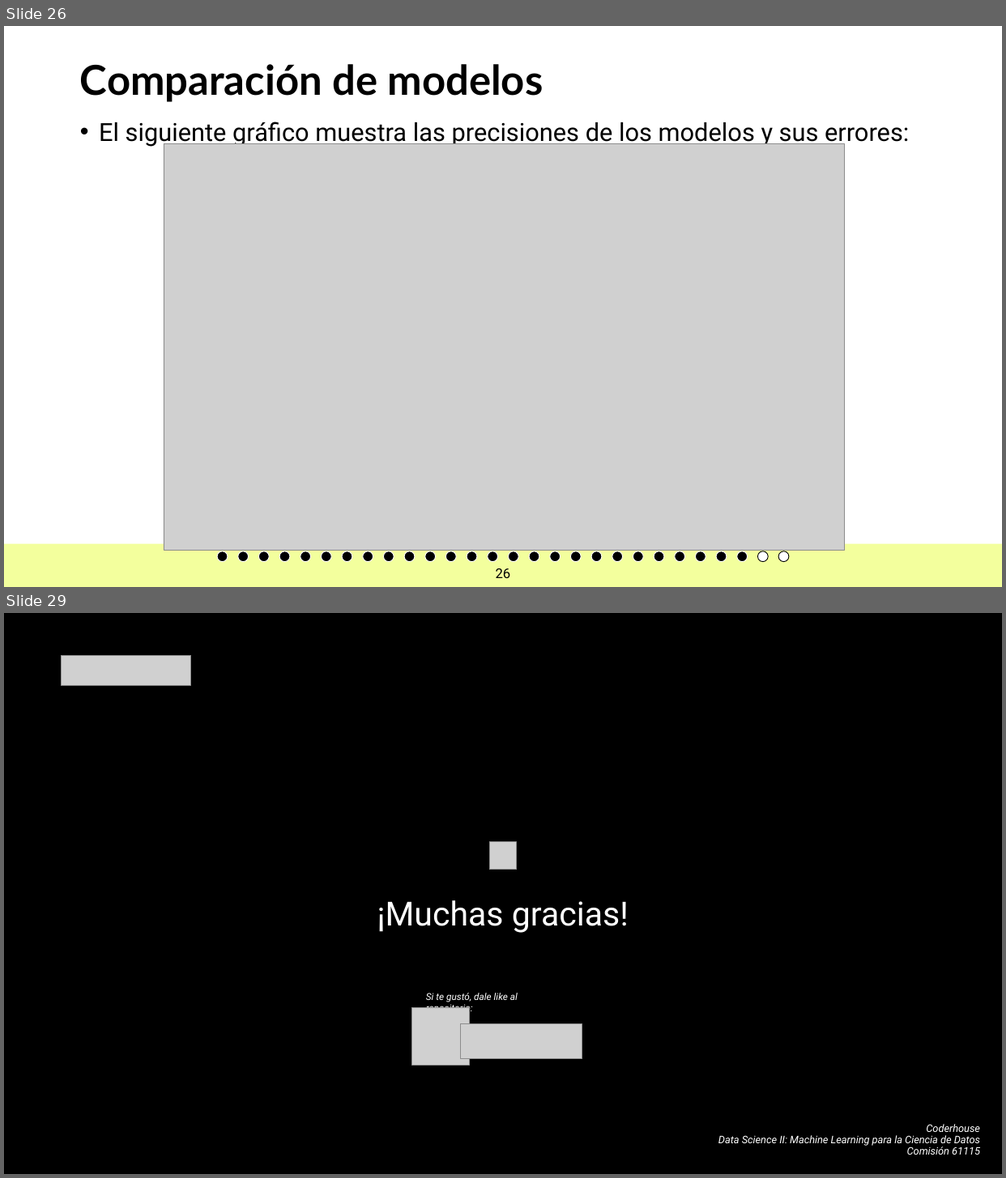
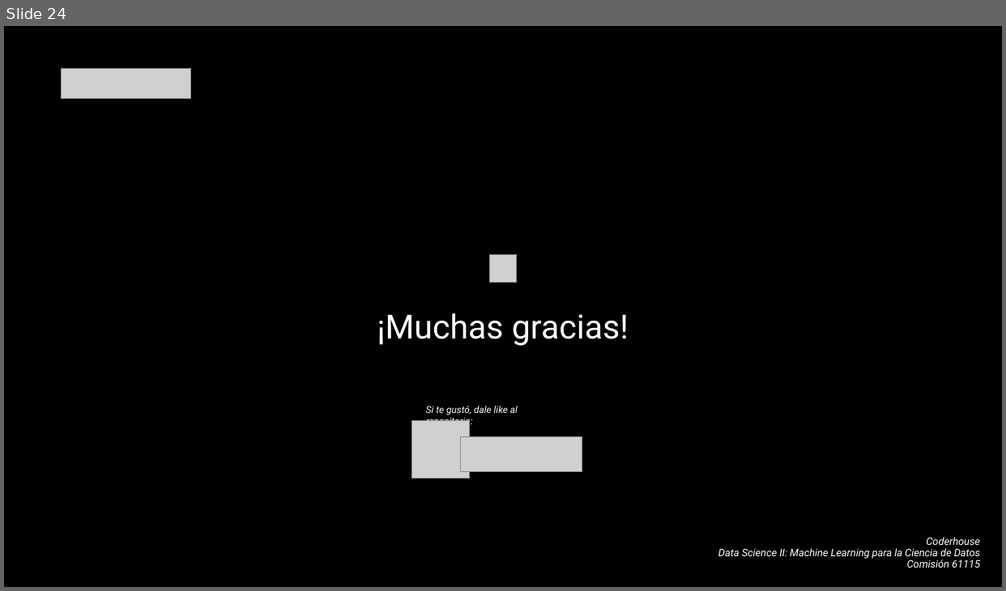
Before and after one commit to JoseChirif/Estudios-y-empleabilidad-Encuesta-kaggle, a slide deck: Estudios y empleabilidad.pptx. Shown one above the other, each under a label of ours: slides 26 and 29 before the commit, slide 24 after it; the slides between them are not shown. The pictures are 1006x1178 and 1006x591 pixels, drawn with LibreOffice and Linux fonts; fonts in the diff are those of the drawing; grey boxes stand for pictures; background and template pictures are left out. Boxes give left, top, right and bottom in pixels: in the first picture for what was removed or moved away, otherwise in the second. Text is boxed around its words. In the diff, an @@ line names an element or a change of style, - is before the commit and + after.

```diff
--- a/Estudios y empleabilidad.pptx
+++ b/Estudios y empleabilidad.pptx
@@ slide 26 removed at [4,26,1002,587], background #FFFFFF @@
@@ title removed at [80,64,543,102] @@
-Comparación de modelos
@@ text removed at [99,122,909,148] @@
-• El siguiente gráfico muestra las precisiones de los modelos y sus errores:
@@ picture removed at [164,144,845,551] @@
@@ rectangle removed at [4,544,1002,587] @@
@@ ellipse removed at [217,552,228,562] @@
@@ ellipse removed at [237,552,248,562] @@
@@ ellipse removed at [258,552,269,562] @@
@@ ellipse removed at [279,552,290,562] @@
@@ ellipse removed at [300,552,311,562] @@
@@ ellipse removed at [322,552,332,562] @@
@@ ellipse removed at [342,552,352,562] @@
@@ ellipse removed at [363,552,373,562] @@
@@ ellipse removed at [384,552,394,562] @@
@@ ellipse removed at [404,552,415,562] @@
@@ ellipse removed at [424,552,435,562] @@
@@ ellipse removed at [445,552,456,562] @@
@@ ellipse removed at [467,552,477,562] @@
@@ ellipse removed at [488,552,498,562] @@
@@ ellipse removed at [509,552,519,562] @@
@@ ellipse removed at [529,552,539,562] @@
@@ ellipse removed at [550,552,560,562] @@
@@ ellipse removed at [571,552,582,562] @@
@@ ellipse removed at [592,552,602,562] @@
@@ ellipse removed at [612,552,622,562] @@
@@ ellipse removed at [633,552,643,562] @@
@@ ellipse removed at [654,552,664,562] @@
@@ ellipse removed at [675,552,685,562] @@
@@ ellipse removed at [696,552,706,562] @@
@@ ellipse removed at [716,552,727,562] @@
@@ ellipse removed at [737,552,748,562] @@
@@ ellipse removed at [758,552,769,562] @@
@@ ellipse removed at [779,552,790,562] @@
@@ page number removed at [496,569,511,578] @@
-26
@@ what was slide 29 is now slide 24 @@
```
Also in this commit, not shown: 16 slides changed, 6 slides added, 10 other slides removed, 1 other file.
